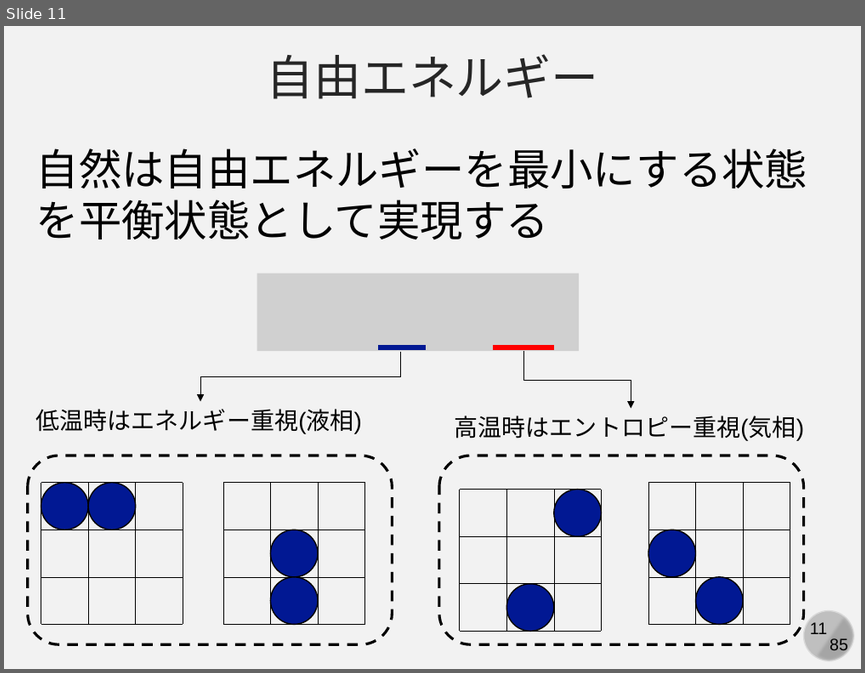
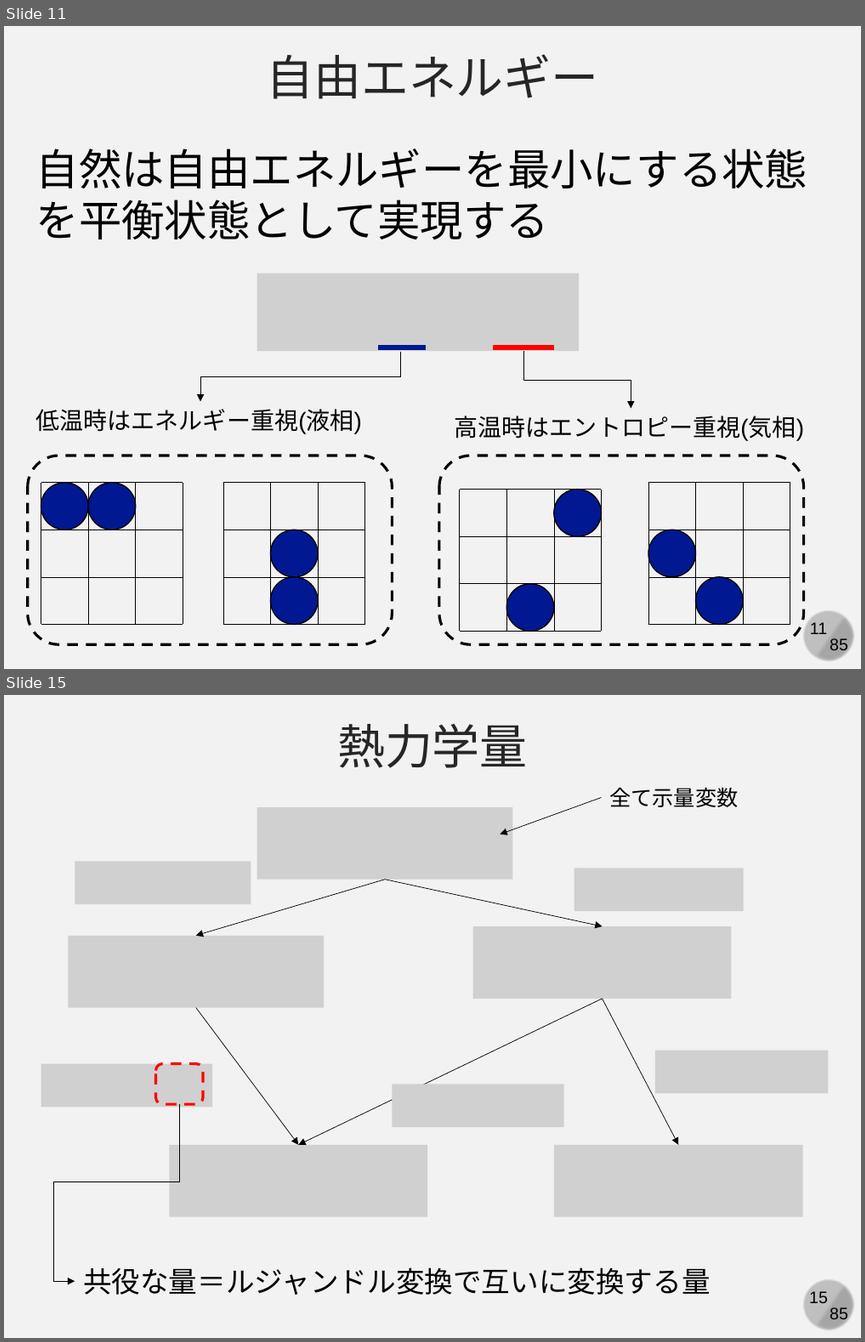
Before and after one commit to kaityo256/yamagata2022, a slide deck: 05_md_advanced/yamagata05.pptx. Shown one above the other, each under a label of ours: slide 11 before the commit, slides 11 and 15 after it; the slides between them are not shown. The pictures are 865x673 and 865x1342 pixels, drawn with LibreOffice and Linux fonts; fonts in the diff are those of the drawing; grey boxes stand for pictures. Boxes give left, top, right and bottom in pixels: in the first picture for what was removed or moved away, otherwise in the second. Text is boxed around its words. In the diff, an @@ line names an element or a change of style, - is before the commit and + after.

```diff
--- a/05_md_advanced/yamagata05.pptx
+++ b/05_md_advanced/yamagata05.pptx
@@ slide 15 added at box(4, 695, 861, 1338), background #F2F2F2; not listed: 4 template elements that a slide beside it also shows @@
@@ text added at box(337, 724, 528, 768), 40 pt, text #262626 @@
+熱力学量
@@ text added at box(609, 787, 738, 807), 18 pt, text #000000 @@
+全て示量変数
@@ picture added at box(256, 807, 512, 879) @@
@@ arrow added from (602, 798) to (500, 834), #000000 0.5 pt @@
@@ picture added at box(75, 862, 251, 904) @@
@@ picture added at box(574, 868, 743, 911) @@
@@ arrow added from (385, 879) to (196, 936), #000000 0.5 pt @@
@@ arrow added from (385, 879) to (602, 926), #000000 0.5 pt @@
@@ picture added at box(69, 936, 324, 1008) @@
@@ picture added at box(472, 926, 731, 998) @@
@@ arrow added from (602, 998) to (299, 1145), #000000 0.5 pt @@
@@ arrow added from (602, 998) to (678, 1145), #000000 0.5 pt @@
@@ arrow added from (196, 1008) to (299, 1145), #000000 0.5 pt @@
@@ picture added at box(655, 1049, 828, 1093) @@
@@ picture added at box(41, 1063, 212, 1106) @@
@@ rounded rectangle added at box(155, 1063, 203, 1104), outline #FF0000 2.25 pt dashed @@
@@ picture added at box(392, 1084, 564, 1127) @@
@@ elbow arrow added from (180, 1104) to (75, 1281), #000000 0.5 pt @@
@@ picture added at box(170, 1145, 427, 1217) @@
@@ picture added at box(554, 1145, 802, 1217) @@
@@ text added at box(83, 1267, 710, 1294), 24 pt, text #000000 @@
+共役な量＝ルジャンドル変換で互いに変換する量
```
Also in this commit, not shown: 4 other slides added.
